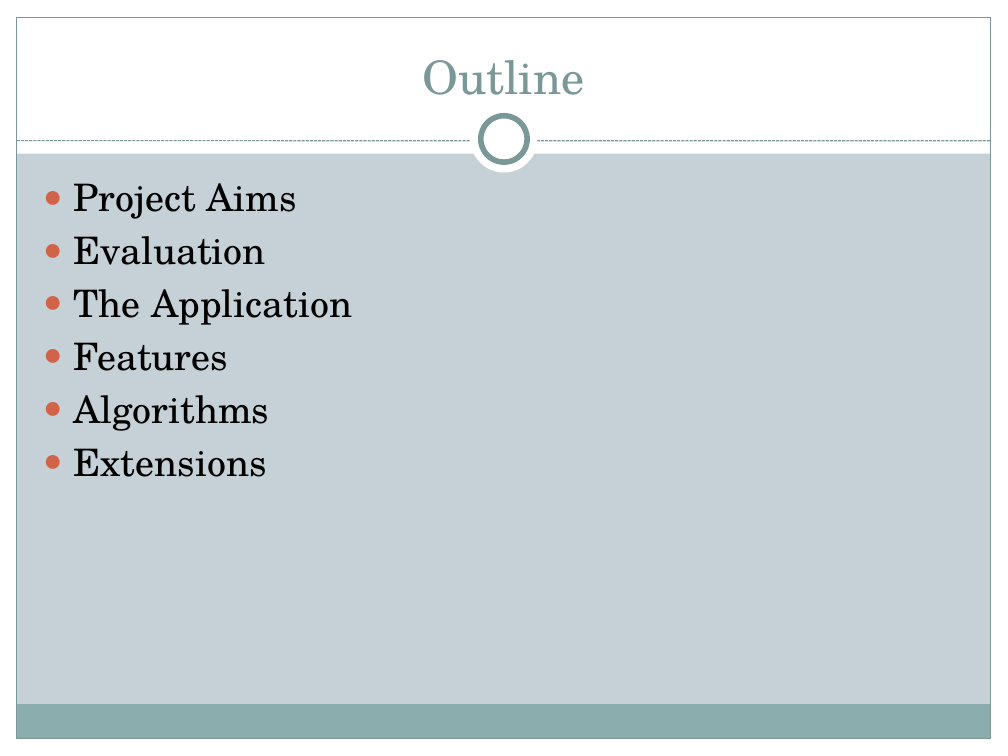
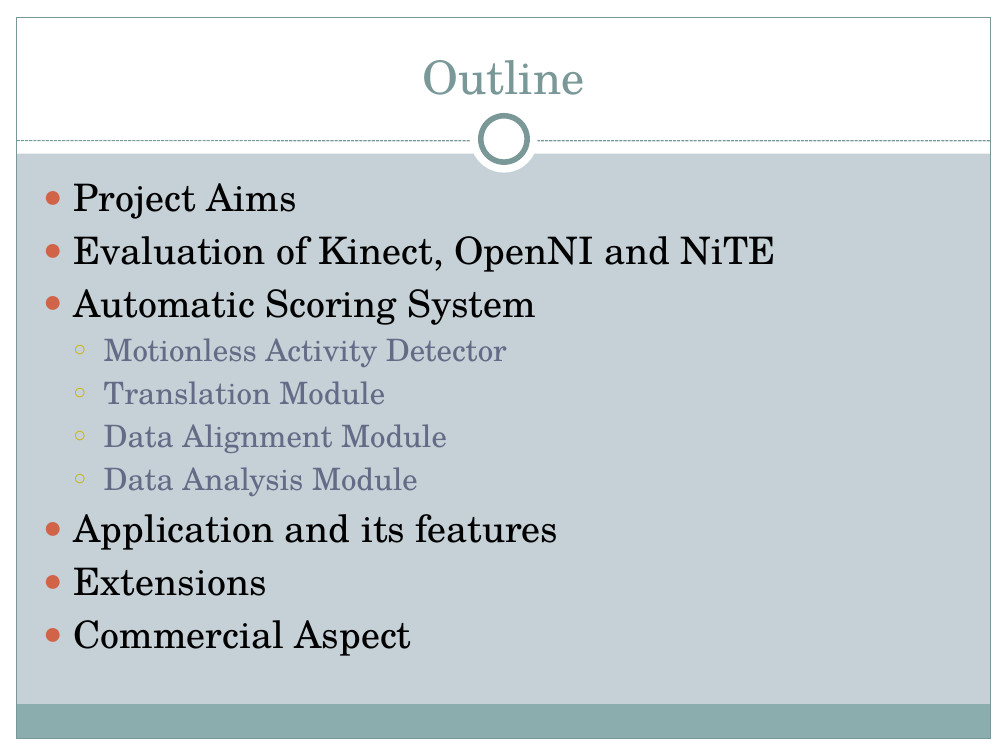
Before and after one commit to Marman1337/KinectProject, a slide deck: slide 3 of Presentation/Computerized Dance Classroom.pptx. Drawn at 1008x756 pixels with LibreOffice and Linux fonts; fonts in the diff are those of the drawing. Boxes give left, top, right and bottom in pixels: in the first picture for what was removed or moved away, otherwise in the second. Text is boxed around its words. In the diff, an @@ line names an element or a change of style, - is before the commit and + after.

```diff
--- a/Presentation/Computerized Dance Classroom.pptx
+++ b/Presentation/Computerized Dance Classroom.pptx
@@ text at (73, 236, 775, 550): text changed; size 27 to 22 pt; text colour #000000 to #646B86 @@
-● Evaluation
-● The Application
-● Features
-● Algorithms
+● Evaluation of Kinect, OpenNI and NiTE
+● Automatic Scoring System
+  ○ Motionless Activity Detector
+  ○ Translation Module
+  ○ Data Alignment Module
+  ○ Data Analysis Module
+● Application and its features
@@ text at (73, 620, 412, 656): paragraph added @@
+● Commercial Aspect
```
Also in this commit, not shown: 5 other slides changed, 4 slides added, 1 slide removed.
